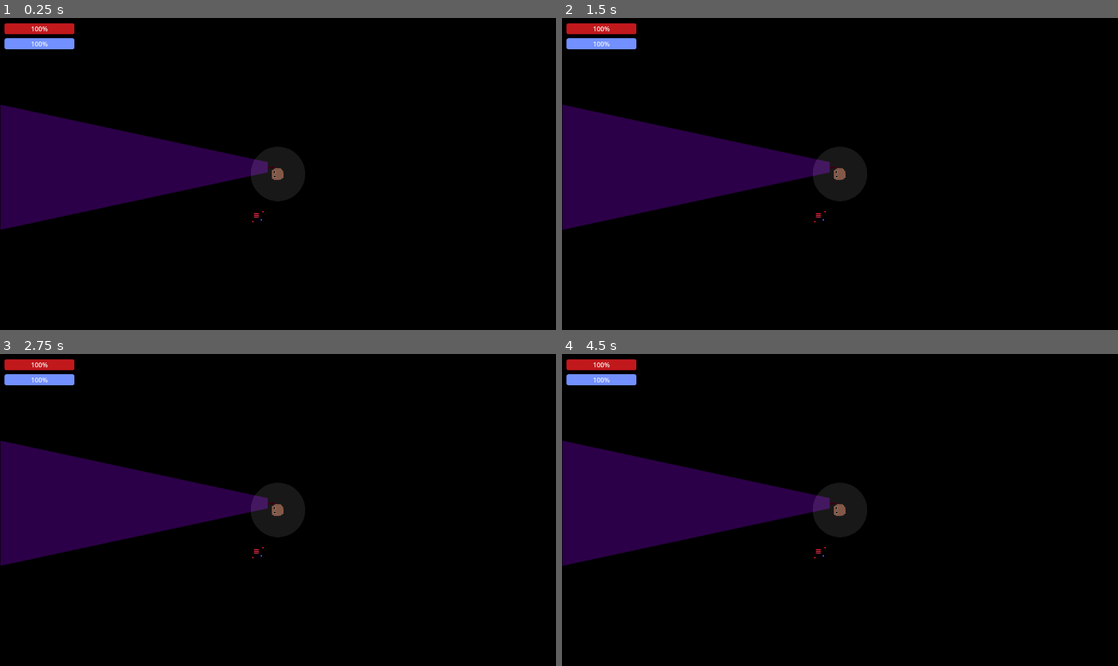
Above: before the commit, frames 1-4 (two rows, left to right).
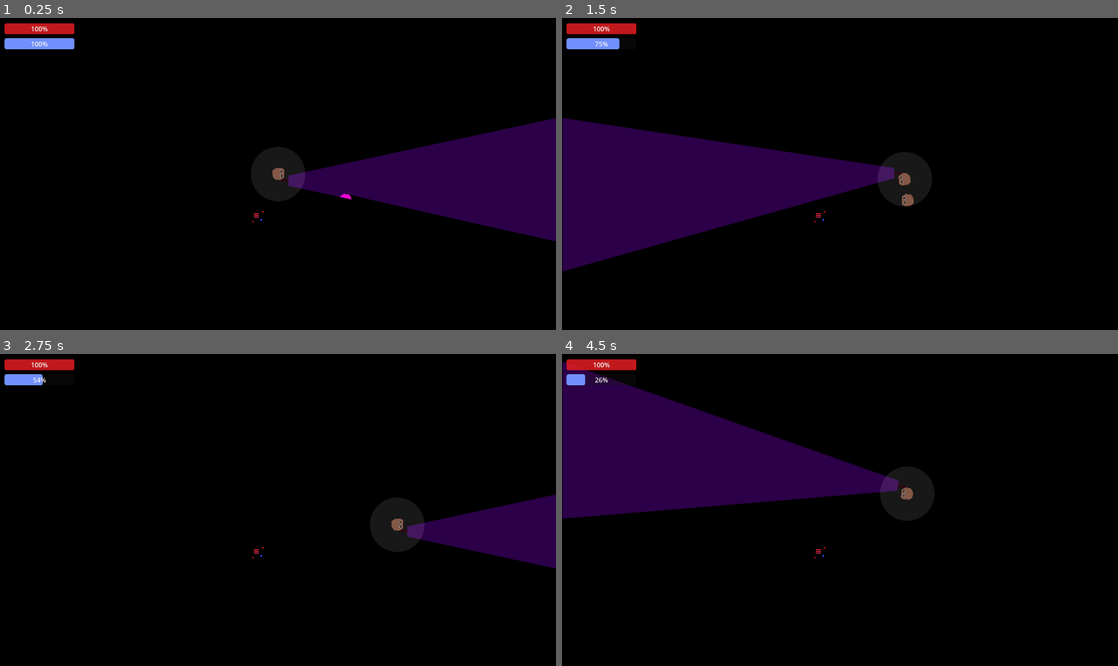
Above: after the commit, the same moments.

Repository: mncc8337/blashout
Game: Godot game, scene res://scenes/main.tscn
The game is run twice, just before and just after one commit, with the same random seed, the same clock (stepped at 60 frames per second) and the same inputs.
Inputs (mouse positions are in pixels of both pictures, inside the frame that each line leads up to):
- Up to frame 1 (0.25 s): no input
- Up to frame 2 (1.5 s): move the mouse to (962, 158) at 0.52 s; hold D (right) 0.53-1.28 s; hold Shift (run) 0.53-1.28 s; move the mouse to (728, 189) at 1.27 s; hold S (down) from 1.28 s (still down); tap Shift (run) at 1.35 s
- Up to frame 3 (2.75 s): move the mouse to (333, 441) at 2.02 s; release S (down) at 2.03 s; hold D (right) from 2.03 s (still down); hold Shift (run) from 2.03 s (still down)
- Up to frame 4 (4.5 s): move the mouse to (812, 572) at 2.77 s; release D (right) at 2.78 s; release Shift (run) at 2.78 s; hold W (up) 2.78-3.53 s; tap Shift (run) at 2.85, 4.35 s; move the mouse to (1006, 556) at 3.52 s; hold Shift (run) 3.53-4.28 s; hold A (left) from 3.53 s (still down); move the mouse to (673, 463) at 4.27 s

The runs differ from the first frame. In frame 1, 21% of the frame differs, in the area x 0-100%, y 27-72%; in frame 2, 7.2%; in frame 3, 15%; in frame 4, 15%.
Error before the commit: Invalid assignment of property or key 'wait_time' with value of type 'float' on a base object of type 'null instance'. (res://scripts/player.gd:33)

Commit message:
Add files via upload

Diff:
--- a/scenes/foe.tscn
+++ b/scenes/foe.tscn
@@ -28,7 +28,6 @@
 offset_bottom = -8.66672
 scale = Vector2(1, 0.495)
 theme = SubResource("Theme_ctdp7")
-step = 0.001
 value = 33.0
 show_percentage = false
 
--- a/scenes/player.tscn
+++ b/scenes/player.tscn
@@ -1,6 +1,7 @@
-[gd_scene load_steps=5 format=3 uid="uid://cs0scqiespkx4"]
+[gd_scene load_steps=6 format=3 uid="uid://cs0scqiespkx4"]
 
 [ext_resource type="Script" path="res://scripts/player.gd" id="1_kgmdb"]
+[ext_resource type="AudioStream" uid="uid://b65uxh3tk8n4p" path="res://sfx/footstep.mp3" id="2_rd37c"]
 [ext_resource type="Texture2D" uid="uid://sl0vc74q2ly" path="res://imgs/light.png" id="2_yr8mj"]
 [ext_resource type="Texture2D" uid="uid://ms00oskxpk00" path="res://imgs/vision.png" id="3_gigwj"]
 
@@ -10,6 +11,7 @@
 
 [node name="player" type="CharacterBody2D"]
 script = ExtResource("1_kgmdb")
+audio_stream = ExtResource("2_rd37c")
 
 [node name="body" type="Node2D" parent="."]
 
@@ -128,3 +130,6 @@
 
 [node name="healing_timer" type="Timer" parent="."]
 autostart = true
+
+[node name="walking_sound_delayness" type="Timer" parent="."]
+one_shot = true
